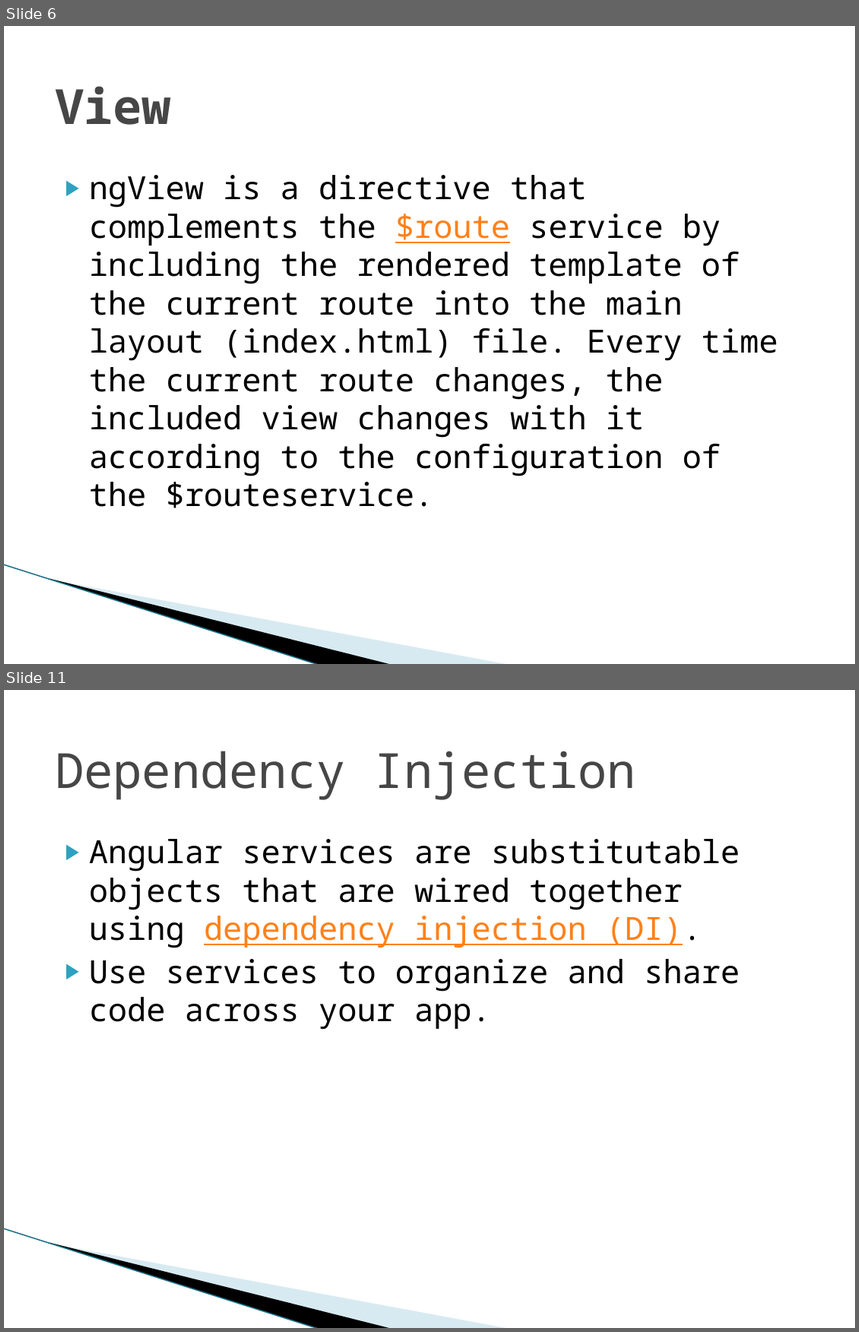
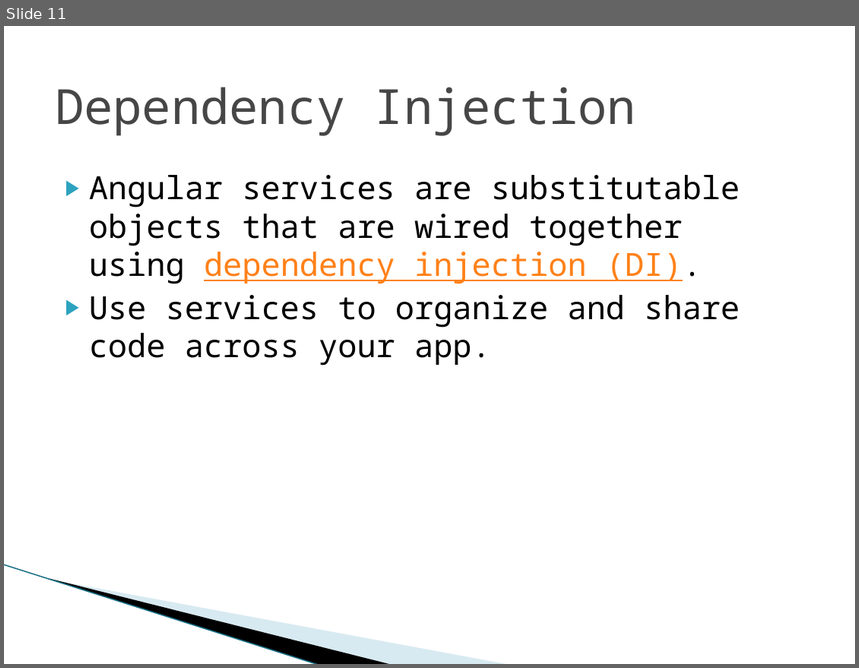
Before and after one commit to LeidosInnovation/Project-AngularJS, a slide deck: AngularJS-02/AngularJS-02.pptx. Shown one above the other, each under a label of ours: slides 6 and 11 before the commit, slide 11 after it; the slides between them are not shown. The pictures are 859x1332 and 859x668 pixels, drawn with LibreOffice and Linux fonts; fonts in the diff are those of the drawing; background and template pictures are left out. Boxes give left, top, right and bottom in pixels: in the first picture for what was removed or moved away, otherwise in the second. Text is boxed around its words. In the diff, an @@ line names an element or a change of style, - is before the commit and + after.

```diff
--- a/AngularJS-02/AngularJS-02.pptx
+++ b/AngularJS-02/AngularJS-02.pptx
@@ slide 6 removed at bbox=[4, 26, 855, 664], background #FFFFFF; not listed: 3 template elements that a slide beside it also shows @@
@@ title removed at bbox=[55, 86, 171, 125] @@
-View
@@ text removed at bbox=[89, 175, 778, 509] @@
-▶ ngView is a directive that complements the $route service by including the rendered template of the current route into the main layout (index.html) file. Every time the current route changes, the included view changes with it according to the configuration of the $routeservice.
```
Also in this commit, not shown: 4 slides changed, 5 slides added, 4 other slides removed.
